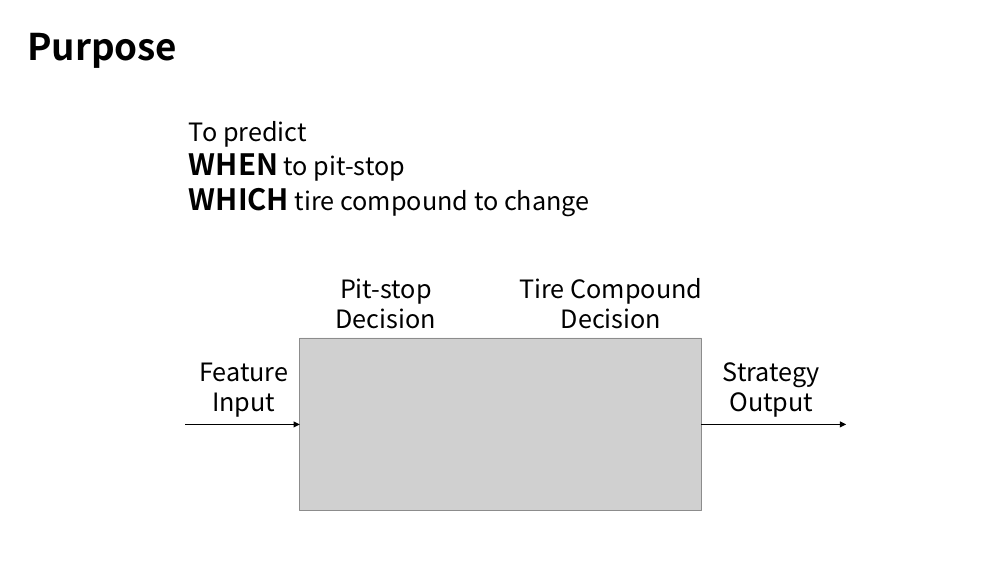
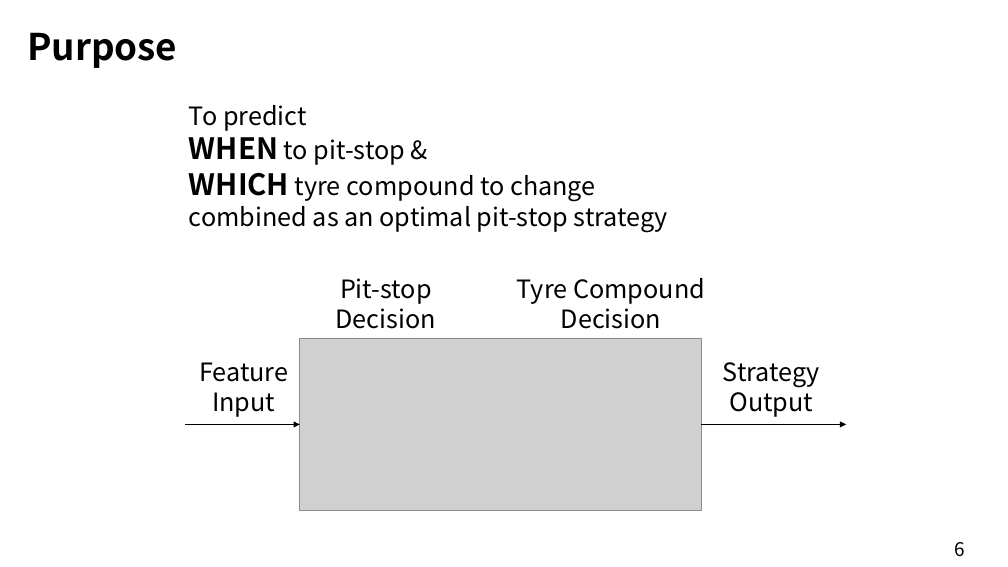
Before and after one commit to xvhhvx/EESM5900V_Project, a slide deck: slide 6 of Project_Presentation.pptx. Drawn at 1008x567 pixels with LibreOffice and Linux fonts; fonts in the diff are those of the drawing; grey boxes stand for pictures. Boxes give left, top, right and bottom in pixels: in the first picture for what was removed or moved away, otherwise in the second. Text is boxed around its words. In the diff, an @@ line names an element or a change of style, - is before the commit and + after.

```diff
--- a/Project_Presentation.pptx
+++ b/Project_Presentation.pptx
@@ text "To predict": place and size @@
-text "To predict" at [189,121,590,217]
+text "To predict" at [189,105,668,233]
@@ text at [189,130,668,233]: text changed @@
-WHEN to pit-stop
-WHICH tire compound to change
+WHEN to pit-stop &
+WHICH tyre compound to change
+combined as an optimal pit-stop strategy
@@ text at [517,278,705,304]: text changed @@
-Tire Compound
+Tyre Compound
@@ text added at [954,542,964,557], 18 pt, text #000000 @@
+6
```
Also in this commit, not shown: 6 other slides changed, 4 slides added, 2 slides removed.
